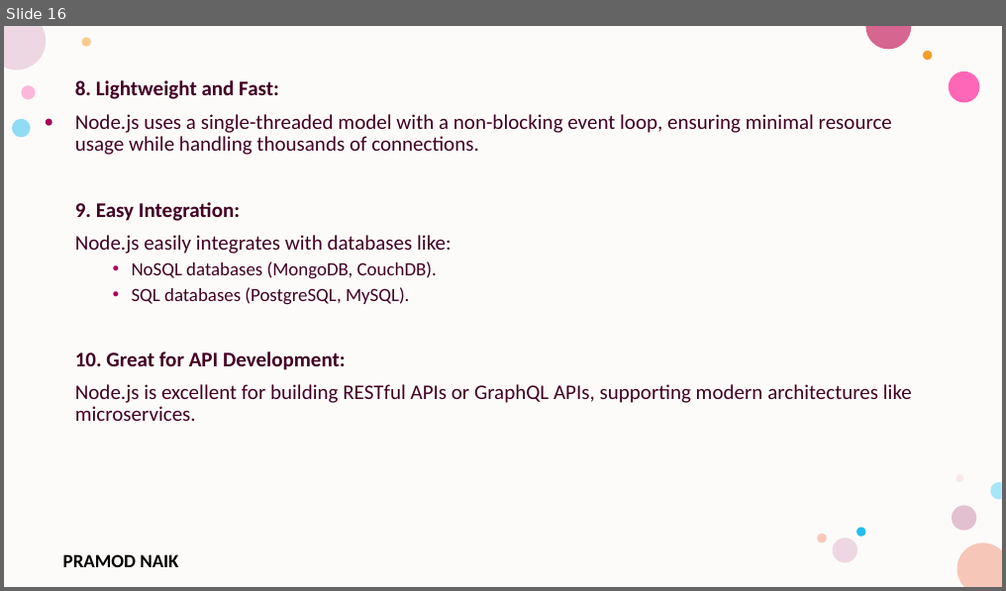
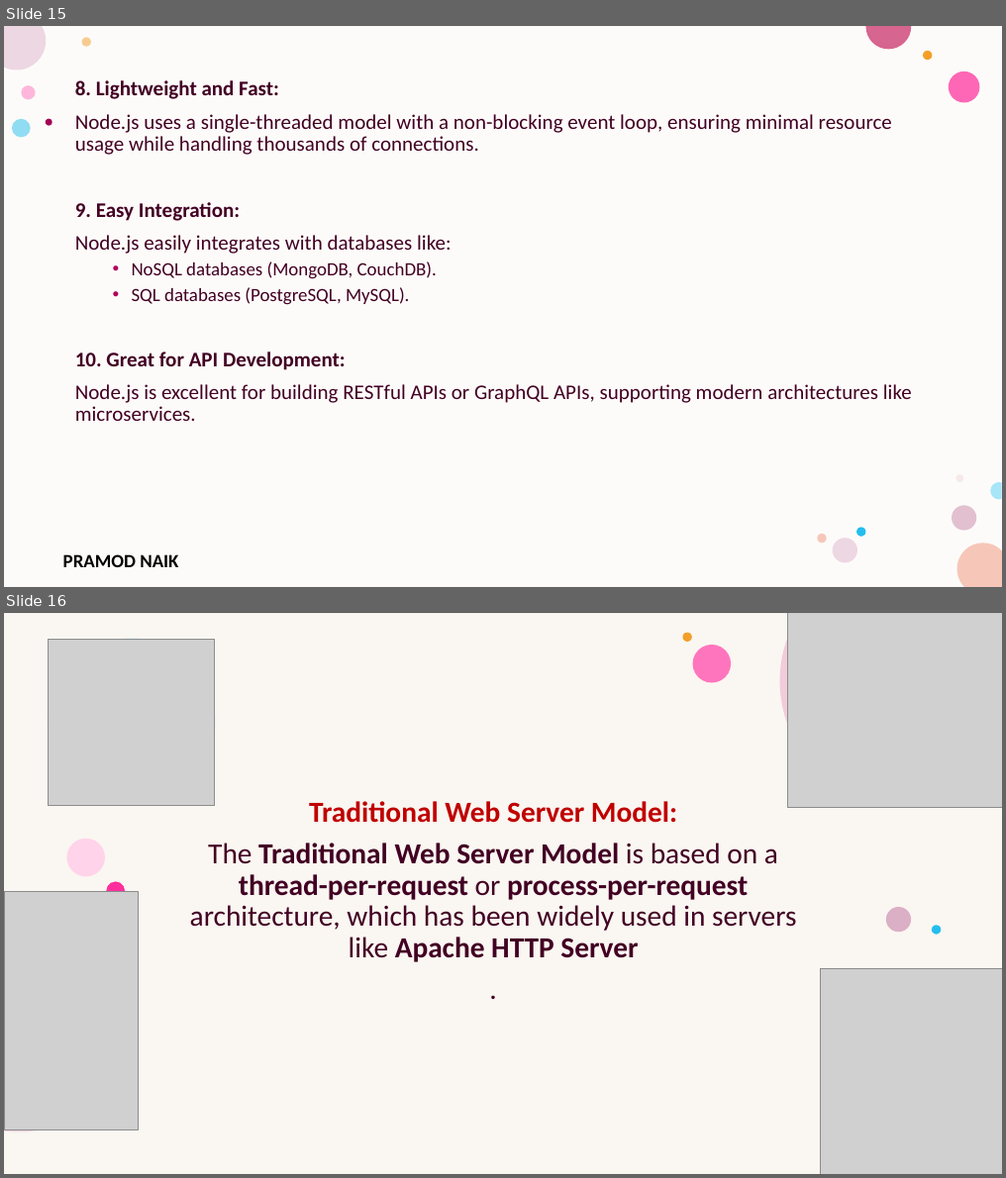
Before and after one commit to PRAMOD-VISHNU-NAIK/MCA-3rd-Sem-Srinivas-College, a slide deck: Theory CLass Notes/Module-1.pptx. Shown one above the other, each under a label of ours: slide 16 before the commit, slides 15 and 16 after it. The pictures are 1006x591 and 1006x1178 pixels, drawn with LibreOffice and Linux fonts; fonts in the diff are those of the drawing; grey boxes stand for pictures; background and template pictures are left out. Boxes give left, top, right and bottom in pixels: in the first picture for what was removed or moved away, otherwise in the second. Text is boxed around its words. In the diff, an @@ line names an element or a change of style, - is before the commit and + after.

```diff
--- a/Theory CLass Notes/Module-1.pptx
+++ b/Theory CLass Notes/Module-1.pptx
@@ slide 16 added at <box>4,613,1002,1174</box>, background #FFFFFF; not listed: 3 template elements that a slide beside it also shows @@
@@ rectangle added at <box>4,613,1002,1174</box>, fill #FFFFFF @@
@@ rectangle added at <box>4,613,1002,1174</box>, fill #F0E2D3 at 30% opacity @@
@@ ellipse added at <box>48,638,215,805</box>, fill #D3F2FC @@
@@ picture added at <box>49,639,215,806</box> @@
@@ freeform shape added at <box>780,613,1002,806</box>, fill #F1CCDA @@
@@ picture added at <box>788,613,1002,808</box> @@
@@ text added at <box>190,801,796,962</box>, 28 pt, text #420023, bold @@
+Traditional Web Server Model:
+The Traditional Web Server Model is based on a thread-per-request or process-per-request architecture, which has been widely used in servers like Apache HTTP Server
+.
@@ freeform shape added at <box>4,894,138,1133</box>, fill #EDD7E2 @@
@@ picture added at <box>4,892,138,1131</box> @@
@@ group added at <box>67,633,941,934</box>: 6 ellipses @@
@@ picture added at <box>821,968,1002,1174</box> @@
@@ freeform shape added at <box>823,973,1002,1174</box>, fill #FAE3DC @@
@@ what was slide 16 is now slide 15 @@
```
Also in this commit, not shown: 41 other slides added, 6 slides removed, 1 other file.
